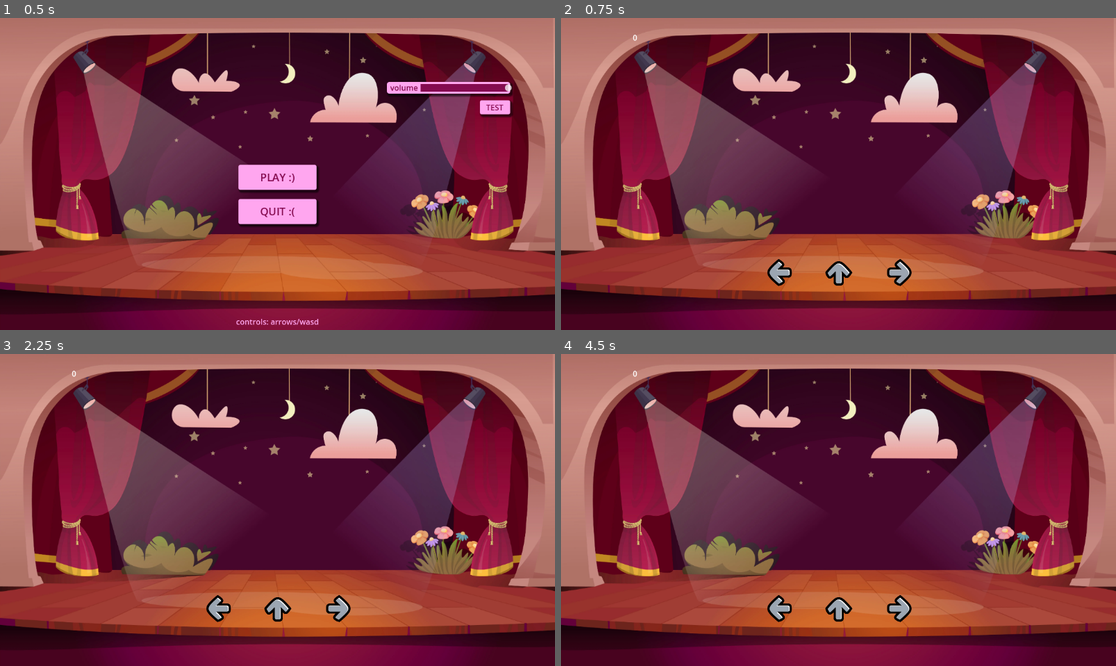
Above: before the commit, frames 1-4 (two rows, left to right).
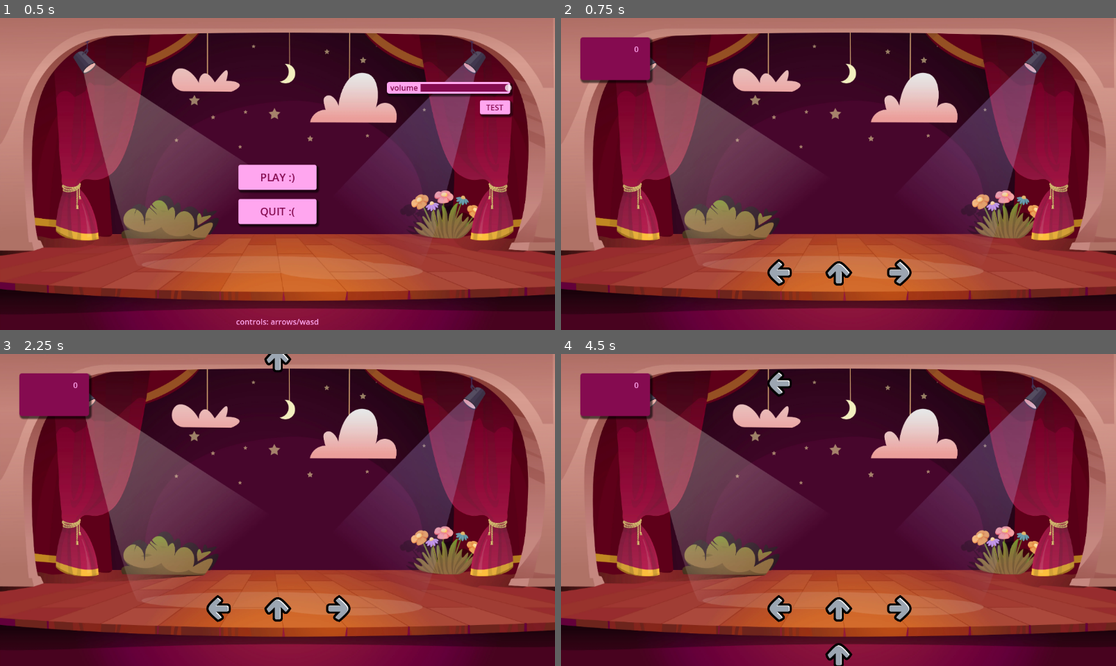
Above: after the commit, the same moments.

Repository: BettiFei/InfoPraktikum25-V2
Game: Godot game, scene res://scenes/menu.tscn
Same seed, same stepped clock (60 frames per second), same inputs: the game is played once before the commit and once after it. Sound files missing from this copy of the repository are replaced by a short silence.
Inputs:
- Up to frame 1 (0.5 s): no input
- Up to frame 2 (0.75 s): click "PLAY :)" at 0.5 s
- Up to frame 3 (2.25 s): tap Enter at 1.25 s; tap Space at 2 s
- Up to frame 4 (4.5 s): no input

Frame 1 is identical in both runs. In frame 2, 1.9% of the frame differs, in the area x 3-17%, y 5-21%; in frame 3, 2.1%; in frame 4, 2.4%, in the area x 3-53%, y 5-100%.

Commit message:
Level Design

Diff:
--- a/rhythmgame-v2/scenes/end.tscn
+++ b/rhythmgame-v2/scenes/end.tscn
@@ -61,6 +61,7 @@
 pivot_offset = Vector2(458, 269)
 
 [node name="PanelContainer" type="PanelContainer" parent="Control"]
+layout_mode = 0
 offset_left = 458.0
 offset_top = 269.0
 offset_right = 718.0
@@ -68,6 +69,7 @@
 theme_override_styles/panel = SubResource("StyleBoxFlat_3d26k")
 
 [node name="ScoreLabel" type="Label" parent="Control"]
+layout_mode = 0
 offset_left = 491.0
 offset_top = 290.0
 offset_right = 576.0
@@ -76,6 +78,7 @@
 text = "final score:"
 
 [node name="ScoreNumber" type="Label" parent="Control"]
+layout_mode = 0
 offset_left = 604.0
 offset_top = 290.0
 offset_right = 685.0
@@ -85,6 +88,7 @@
 horizontal_alignment = 2
 
 [node name="GradeLabel" type="Label" parent="Control"]
+layout_mode = 0
 offset_left = 491.0
 offset_top = 320.0
 offset_right = 576.0
@@ -93,6 +97,7 @@
 text = "grade:"
 
 [node name="GradeNumber" type="Label" parent="Control"]
+layout_mode = 0
 offset_left = 604.0
 offset_top = 320.0
 offset_right = 685.0
@@ -102,6 +107,7 @@
 horizontal_alignment = 2
 
 [node name="ComboLabel" type="Label" parent="Control"]
+layout_mode = 0
 offset_left = 491.0
 offset_top = 350.0
 offset_right = 586.0
@@ -110,6 +116,7 @@
 text = "max combo:"
 
 [node name="ComboNumber" type="Label" parent="Control"]
+layout_mode = 0
 offset_left = 604.0
 offset_top = 350.0
 offset_right = 685.0
@@ -119,6 +126,7 @@
 horizontal_alignment = 2
 
 [node name="PerfectLabel" type="Label" parent="Control"]
+layout_mode = 0
 offset_left = 491.0
 offset_top = 380.0
 offset_right = 586.0
@@ -127,6 +135,7 @@
 text = "perfect hits:"
 
 [node name="PerfectNumber" type="Label" parent="Control"]
+layout_mode = 0
 offset_left = 604.0
 offset_top = 380.0
 offset_right = 685.0
@@ -136,6 +145,7 @@
 horizontal_alignment = 2
 
 [node name="GoodLabel" type="Label" parent="Control"]
+layout_mode = 0
 offset_left = 491.0
 offset_top = 410.0
 offset_right = 586.0
@@ -144,6 +154,7 @@
 text = "good hits:"
 
 [node name="GoodNumber" type="Label" parent="Control"]
+layout_mode = 0
 offset_left = 604.0
 offset_top = 410.0
 offset_right = 685.0
@@ -153,6 +164,7 @@
 horizontal_alignment = 2
 
 [node name="OkayLabel" type="Label" parent="Control"]
+layout_mode = 0
 offset_left = 491.0
 offset_top = 440.0
 offset_right = 586.0
@@ -161,6 +173,7 @@
 text = "okay hits:"
 
 [node name="OkayNumber" type="Label" parent="Control"]
+layout_mode = 0
 offset_left = 604.0
 offset_top = 440.0
 offset_right = 685.0
@@ -170,6 +183,7 @@
 horizontal_alignment = 2
 
 [node name="MissedLabel" type="Label" parent="Control"]
+layout_mode = 0
 offset_left = 491.0
 offset_top = 470.0
 offset_right = 586.0
@@ -178,6 +192,7 @@
 text = "missed hits:"
 
 [node name="MissedNumber" type="Label" parent="Control"]
+layout_mode = 0
 offset_left = 604.0
 offset_top = 470.0
 offset_right = 685.0
@@ -187,6 +202,7 @@
 horizontal_alignment = 2
 
 [node name="ReplayButton" type="Button" parent="Control"]
+layout_mode = 0
 offset_left = 390.0
 offset_top = 532.0
 offset_right = 582.0
@@ -201,6 +217,7 @@
 text = "PLAY AGAIN"
 
 [node name="MenuButton" type="Button" parent="Control"]
+layout_mode = 0
 offset_left = 594.0
 offset_top = 532.0
 offset_right = 786.0
--- a/rhythmgame-v2/scenes/game.tscn
+++ b/rhythmgame-v2/scenes/game.tscn
@@ -1,10 +1,19 @@
-[gd_scene load_steps=6 format=3 uid="uid://drhde16aclh5i"]
+[gd_scene load_steps=7 format=3 uid="uid://drhde16aclh5i"]
 
 [ext_resource type="Script" uid="uid://c3yq25r8wdt01" path="res://scripts/game.gd" id="1_uwrxv"]
 [ext_resource type="Texture2D" uid="uid://c46n0lt7gau6j" path="res://assets/background_stage.png" id="2_lnu2h"]
 [ext_resource type="PackedScene" uid="uid://cmuxqvfrst56w" path="res://scenes/arrow_button.tscn" id="3_lbhrr"]
 [ext_resource type="PackedScene" uid="uid://l6ycg8kk62y" path="res://scenes/conductor.tscn" id="4_lbhrr"]
-[ext_resource type="AudioStream" uid="uid://06ecpgf5utk6" path="res://assets/Duke Dumont - Ocean Drive.wav" id="5_iywne"]
+[ext_resource type="AudioStream" uid="uid://15t0utohdcl4" path="res://assets/Duke Dumont - Ocean Drive.wav" id="5_iywne"]
+
+[sub_resource type="StyleBoxFlat" id="StyleBoxFlat_iywne"]
+bg_color = Color(0.521569, 0.0431373, 0.313726, 1)
+corner_radius_top_left = 6
+corner_radius_top_right = 6
+corner_radius_bottom_right = 6
+corner_radius_bottom_left = 6
+shadow_size = 4
+shadow_offset = Vector2(3.045, 3.78)
 
 [node name="Game" type="Node2D"]
 script = ExtResource("1_uwrxv")
@@ -28,23 +37,48 @@
 frame = 4
 input = "right"
 
-[node name="ScoreLabel" type="Label" parent="."]
-offset_left = 25.0
-offset_top = 29.0
-offset_right = 159.0
-offset_bottom = 52.0
+[node name="Conductor" parent="." instance=ExtResource("4_lbhrr")]
+stream = ExtResource("5_iywne")
+bpm = 115
+
+[node name="Control" type="Control" parent="."]
+layout_mode = 3
+anchors_preset = 8
+anchor_left = 0.5
+anchor_top = 0.5
+anchor_right = 0.5
+anchor_bottom = 0.5
+offset_left = -418.0
+offset_top = -229.0
+offset_right = -418.0
+offset_bottom = -229.0
+grow_horizontal = 2
+grow_vertical = 2
+pivot_offset = Vector2(458, 269)
+
+[node name="PanelContainer" type="PanelContainer" parent="Control"]
+layout_mode = 0
+offset_left = 458.0
+offset_top = 269.0
+offset_right = 603.0
+offset_bottom = 358.0
+theme_override_styles/panel = SubResource("StyleBoxFlat_iywne")
+
+[node name="ScoreLabel" type="Label" parent="Control"]
+offset_left = 461.0
+offset_top = 282.0
+offset_right = 580.0
+offset_bottom = 305.0
+theme_override_colors/font_color = Color(1, 0.65098, 0.937255, 1)
 text = "0"
 horizontal_alignment = 2
 vertical_alignment = 1
 
-[node name="ComboLabel" type="Label" parent="."]
-offset_left = 25.0
-offset_top = 66.0
-offset_right = 159.0
-offset_bottom = 89.0
+[node name="ComboLabel" type="Label" parent="Control"]
+offset_left = 461.0
+offset_top = 315.0
+offset_right = 580.0
+offset_bottom = 338.0
+theme_override_colors/font_color = Color(1, 0.65098, 0.937255, 1)
 horizontal_alignment = 2
 vertical_alignment = 1
-
-[node name="Conductor" parent="." instance=ExtResource("4_lbhrr")]
-stream = ExtResource("5_iywne")
-bpm = 115
--- a/rhythmgame-v2/scripts/game.gd
+++ b/rhythmgame-v2/scripts/game.gd
@@ -35,8 +35,8 @@
 	#print("height: ", get_viewport_rect().end.x)
 	#print("width: ", get_viewport_rect().end.y)
 	randomize()
-	#$Conductor.play_with_beat_offset(8)
-	$Conductor.play_from_beat(350, 8)
+	$Conductor.play_with_beat_offset(8)
+	#$Conductor.play_from_beat(370, 8)
 	Globals.beat.connect(_on_Conductor_beat)
 	Globals.measure.connect(_on_Conductor_measure)
 
@@ -62,21 +62,74 @@
 	song_position_in_beats = position
 
 	# changing note spawn behaviour according to beat:
-	if song_position_in_beats > 36:
+	if song_position_in_beats > 36: #verse 1
 		spawn_1_beat = 1
+		spawn_2_beat = 0
+		spawn_3_beat = 1
+		spawn_4_beat = 0
+	if song_position_in_beats > 67: #bridge 1
+		spawn_1_beat = 0
+		spawn_2_beat = 1
+		spawn_3_beat = 0
+		spawn_4_beat = 2
+	if song_position_in_beats > 100: #refrain 1, part 1
+		spawn_1_beat = 1
+		spawn_2_beat = 2
+		spawn_3_beat = 0
+		spawn_4_beat = 2
+	if song_position_in_beats > 132: #refrain 1, part 2
+		spawn_1_beat = 2
 		spawn_2_beat = 1
 		spawn_3_beat = 1
+		spawn_4_beat = 2
+	if song_position_in_beats > 165: #verse 2
+		spawn_1_beat = 0
+		spawn_2_beat = 1
+		spawn_3_beat = 0
 		spawn_4_beat = 1
-
-	# song over, don't spawn any new notes:
-	if song_position_in_beats > 364:
+	if song_position_in_beats > 195: #bridge 2
+		spawn_1_beat = 2
+		spawn_2_beat = 0
+		spawn_3_beat = 1
+		spawn_4_beat = 0
+	if song_position_in_beats > 229: #refrain 2, part 1
+		spawn_1_beat = 2
+		spawn_2_beat = 1
+		spawn_3_beat = 0
+		spawn_4_beat = 2
+	if song_position_in_beats > 260: #refrain 2, part 2
+		spawn_1_beat = 1
+		spawn_2_beat = 2
+		spawn_3_beat = 2
+		spawn_4_beat = 1
+	if song_position_in_beats > 293: #bridge 3
+		spawn_1_beat = 0
+		spawn_2_beat = 0
+		spawn_3_beat = 1
+		spawn_4_beat = 2
+	if song_position_in_beats > 324: #refrain 3, part 1
+		spawn_1_beat = 1
+		spawn_2_beat = 2
+		spawn_3_beat = 1
+		spawn_4_beat = 2
+	if song_position_in_beats > 354: #refrain 3, part 2
+		spawn_1_beat = 1
+		spawn_2_beat = 2
+		spawn_3_beat = 2
+		spawn_4_beat = 2
+	if song_position_in_beats > 388: #outro
+		spawn_1_beat = 0
+		spawn_2_beat = 0
+		spawn_3_beat = 1
+		spawn_4_beat = 0
+	if song_position_in_beats > 397: #song over
 		spawn_1_beat = 0
 		spawn_2_beat = 0
 		spawn_3_beat = 0
 		spawn_4_beat = 0
 
 	# saving scores for end of game overview:
-	if song_position_in_beats > 371:
+	if song_position_in_beats > 400:
 		Globals.set_score(score)
 		Globals.combo = max_combo
 		Globals.perfect = perfect
@@ -119,14 +172,14 @@
 		missed += 1
 
 	score += by * combo
-	$ScoreLabel.text = str(score)
+	$Control/ScoreLabel.text = str(score)
 	if combo > 0:
-		$ComboLabel.text = str(combo) + " combo!"
+		$Control/ComboLabel.text = str(combo) + " combo!"
 		if combo > max_combo:
 			max_combo = combo
 	else:
-		$ComboLabel.text = ""
+		$Control/ComboLabel.text = ""
 
 func reset_combo():
 	combo = 0
-	$ComboLabel.text = ""
+	$Control/ComboLabel.text = ""
Not shown, changed: rhythmgame-v2/assets/Duke Dumont - Ocean Drive.wav.import
Not shown, changed: rhythmgame-v2/assets/Duke Dumont - Ocean Drive.wav
